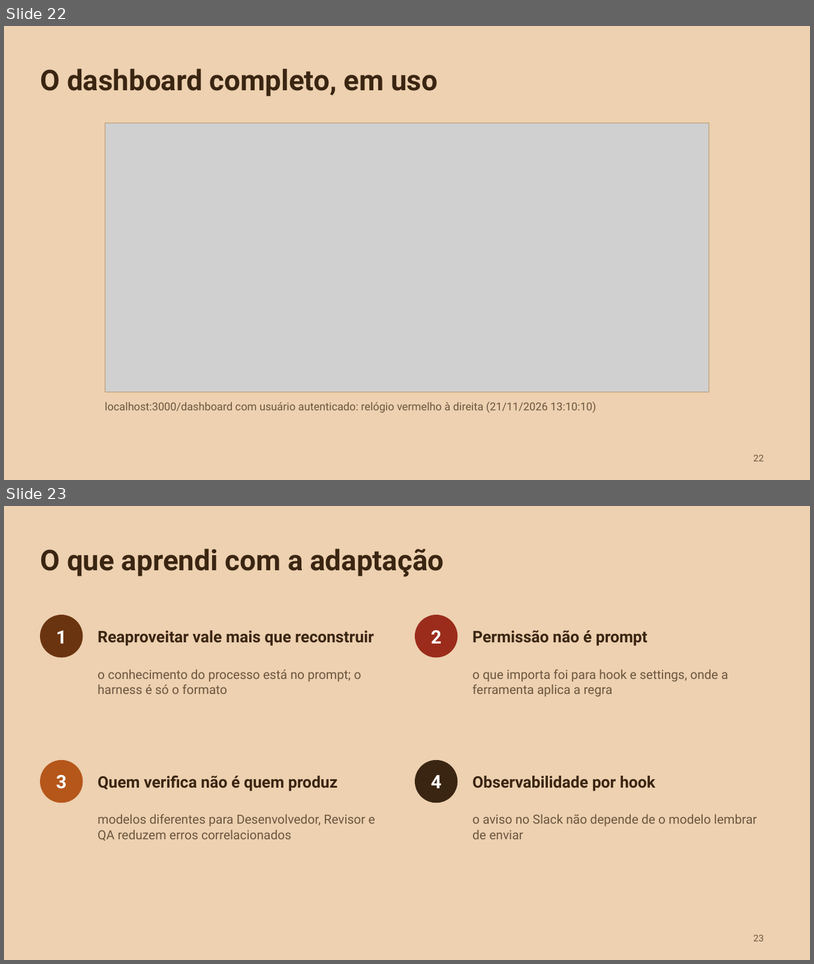
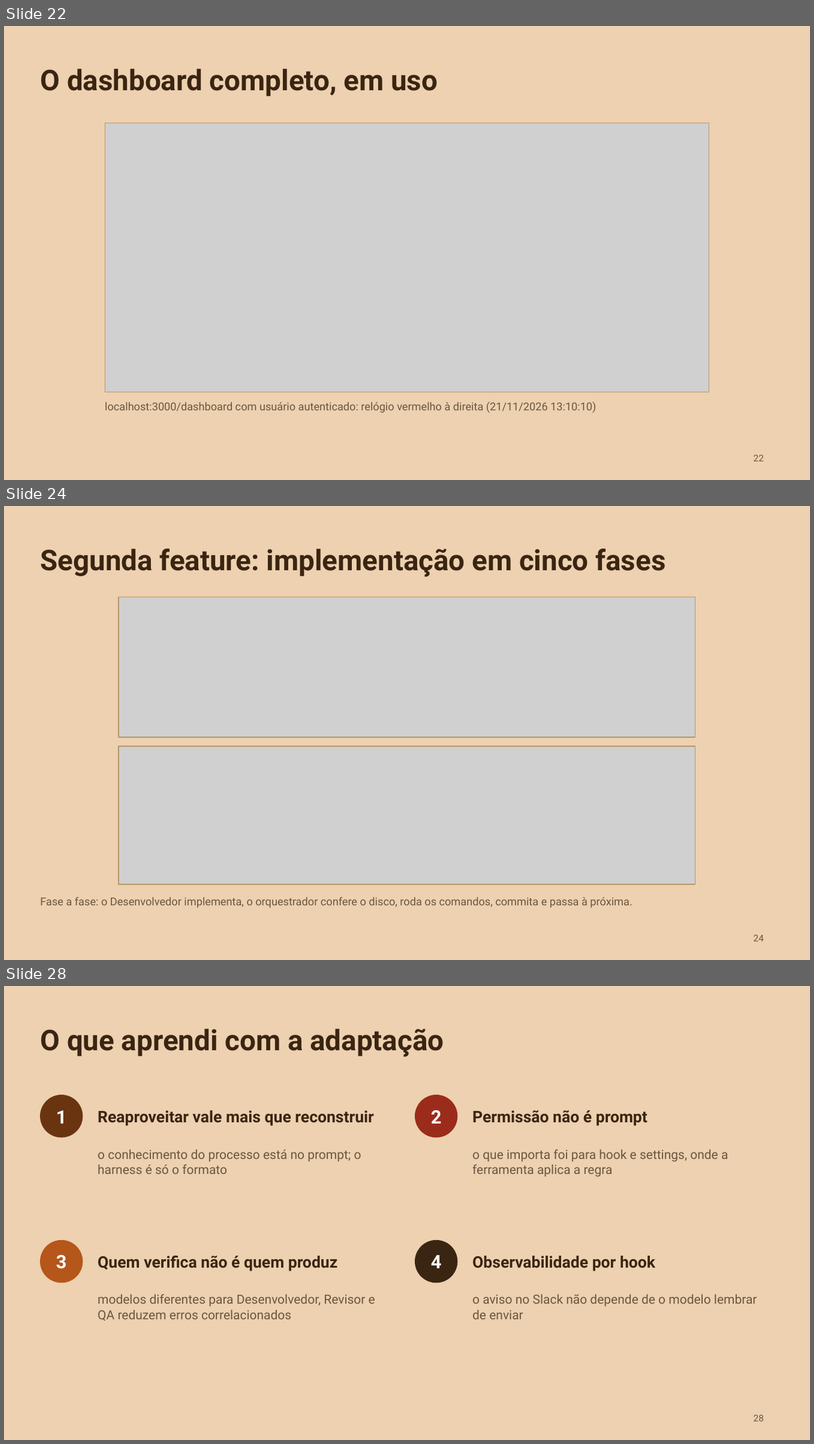
Before and after one commit to liviagomes30/fabrica-petcontrol, a slide deck: docs/fabrica/apresentacao-fabrica-claude-code.pptx. Shown one above the other, each under a label of ours: slides 22 and 23 before the commit, slides 22, 24 and 28 after it; the slides between them are not shown. The pictures are 814x964 and 814x1444 pixels, drawn with LibreOffice and Linux fonts; fonts in the diff are those of the drawing; grey boxes stand for pictures. Boxes give left, top, right and bottom in pixels: in the first picture for what was removed or moved away, otherwise in the second. Text is boxed around its words. In the diff, an @@ line names an element or a change of style, - is before the commit and + after.

```diff
--- a/docs/fabrica/apresentacao-fabrica-claude-code.pptx
+++ b/docs/fabrica/apresentacao-fabrica-claude-code.pptx
@@ slide 24 added at box(4, 506, 810, 960), background #EDD1B0 @@
@@ title added at box(40, 549, 666, 577), 34 pt, text #3A2512, bold @@
+Segunda feature: implementação em cinco fases
@@ picture added at box(119, 597, 696, 737) @@
@@ rectangle added at box(119, 597, 696, 737), outline #B8956A 1 pt @@
@@ picture added at box(119, 746, 696, 884) @@
@@ rectangle added at box(119, 746, 696, 884), outline #B8956A 1 pt @@
@@ text added at box(40, 897, 632, 907), 13 pt, text #6B5640 @@
+Fase a fase: o Desenvolvedor implementa, o orquestrador confere o disco, roda os comandos, commita e passa à próxima.
@@ page number added at box(754, 934, 764, 941), 11 pt, text #6B5640 @@
+24
@@ what was slide 23 is now slide 28 @@
@@ page number at box(754, 1414, 764, 1421): text changed @@
-23
+28
```
Also in this commit, not shown: 1 slide changed, 5 other slides added, 1 slide removed, 13 other files.
